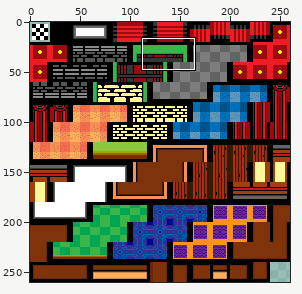
Two versions of one sprite sheet, tilesets/tilesCasino/output_tileset.png. The first picture is a wide view before the edit; the outline marks the close-up.
Close-up. Before the commit:
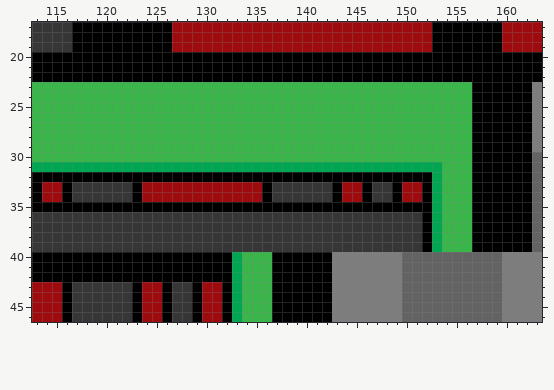
The file is 260x260 pixels. Shown: x 113..163, y 17..46.
After:
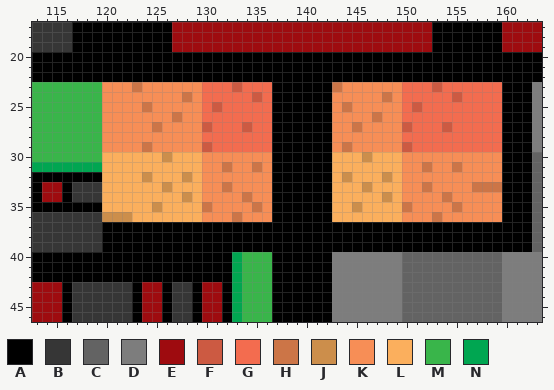
Palette (. is transparent): A #000000  B #363636  C #636363  D #7d7d7d  E #9e0b0f  F #cc5a42  G #f36c4f  H #cc7547  J #cc8e4b  K #f78e56  L #fbaf5d  M #39b54a  N #00a651
Edits made:
@@ x 113..163 @@
 22 AAAAAAAAAAAAAAAAAAAAAAAAAAAAAAAAAAAAAAAAAAAAAAAAAAA
-23 MMMMMMMMMMMMMMMMMMMMMMMMMMMMMMMMMMMMMMMMMMMMAAAAAAD
-24 MMMMMMMMMMMMMMMMMMMMMMMMMMMMMMMMMMMMMMMMMMMMAAAAAAD
-25 MMMMMMMMMMMMMMMMMMMMMMMMMMMMMMMMMMMMMMMMMMMMAAAAAAD
-26 MMMMMMMMMMMMMMMMMMMMMMMMMMMMMMMMMMMMMMMMMMMMAAAAAAD
-27 MMMMMMMMMMMMMMMMMMMMMMMMMMMMMMMMMMMMMMMMMMMMAAAAAAD
-28 MMMMMMMMMMMMMMMMMMMMMMMMMMMMMMMMMMMMMMMMMMMMAAAAAAD
-29 MMMMMMMMMMMMMMMMMMMMMMMMMMMMMMMMMMMMMMMMMMMMAAAAAAD
-30 MMMMMMMMMMMMMMMMMMMMMMMMMMMMMMMMMMMMMMMMMMMMAAAAAAC
-31 NNNNNNNNNNNNNNNNNNNNNNNNNNNNNNNNNNNNNNNNNMMMAAAAAAC
-32 AAAAAAAAAAAAAAAAAAAAAAAAAAAAAAAAAAAAAAAANMMMAAAAAAC
-33 AEEABBBBBBAEEEEEEEEEEEEABBBBBBAEEABBAEEANMMMAAAAAAC
-34 AEEABBBBBBAEEEEEEEEEEEEABBBBBBAEEABBAEEANMMMAAAAAAC
-35 AAAAAAAAAAAAAAAAAAAAAAAAAAAAAAAAAAAAAAAANMMMAAAAAAC
-36 BBBBBBBBBBBBBBBBBBBBBBBBBBBBBBBBBBBBBBBANMMMAAAAAAC
-37 BBBBBBBBBBBBBBBBBBBBBBBBBBBBBBBBBBBBBBBANMMMAAAAAAC
-38 BBBBBBBBBBBBBBBBBBBBBBBBBBBBBBBBBBBBBBBANMMMAAAAAAC
-39 BBBBBBBBBBBBBBBBBBBBBBBBBBBBBBBBBBBBBBBANMMMAAAAAAC
+23 MMMMMMMKKKHKKKKKKGGGFGGGAAAAAAHKKKKKKGGGFGGGGGGAAAD
+24 MMMMMMMKKKKKKKKHKGGGGGFGAAAAAAKKKKKHKGGGGGFGGGGAAAD
+25 MMMMMMMKKKKHKKKKKGFGGGGGAAAAAAKHKKKKKGFGGGGGGGGAAAD
+26 MMMMMMMKKKKKKKHKKGGGGGGGAAAAAAKKKKHKKGGGGGGGGGGAAAD
+27 MMMMMMMKKKKKHKKKKFGGGFGGAAAAAAKKHKKKKFGGGFGGGGGAAAD
+28 MMMMMMMKKKKKKKKKKGGGGGGGAAAAAAKKKKKKKGGGGGGGGGGAAAD
+29 MMMMMMMKKKKHKKKKKFGGGGGGAAAAAAKHKKKKKFGGGGGGGGGAAAD
+30 MMMMMMMLLLLLLJLLLKKKKKKKAAAAAALLLJLLLKKKKKKKKKKAAAC
+31 NNNNNNNLLLLLLLLLLKKHKKHKAAAAAALLLLLLLKKHKKHKKKKAAAC
+32 AAAAAAALLLLJLLLJLKKKKKKKAAAAAALJLLLJLKKKKKKKKKKAAAC
+33 AEEABBBLLLLLLJLLLKKHKKKKAAAAAALLLJLLLKKHKKKKHHHAAAC
+34 AEEABBBLLLLLLLLJLKKKKHKKAAAAAALLLLLJLKKKKHKKKKKAAAC
+35 AAAAAAALLLLLJLLLLHKKKKHKAAAAAALLJLLLLHKKKKHKKKKAAAC
+36 BBBBBBBJJJLLLLLLLKKKHKKKAAAAAALLLLLLLKKKHKKKKKKAAAC
+37 BBBBBBBAAAAAAAAAAAAAAAAAAAAAAAAAAAAAAAAAAAAAAAAAAAC
+38 BBBBBBBAAAAAAAAAAAAAAAAAAAAAAAAAAAAAAAAAAAAAAAAAAAC
+39 BBBBBBBAAAAAAAAAAAAAAAAAAAAAAAAAAAAAAAAAAAAAAAAAAAC
 40 AAAAAAAAAAAAAAAAAAAANMMMAAAAAADDDDDDDCCCCCCCCCCDDDD
